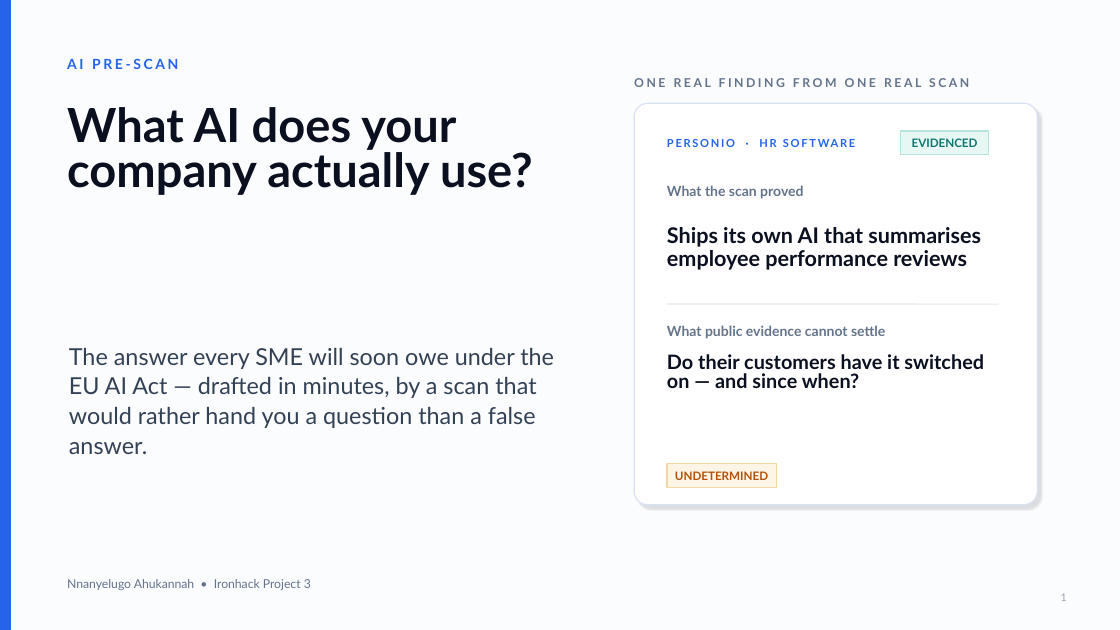
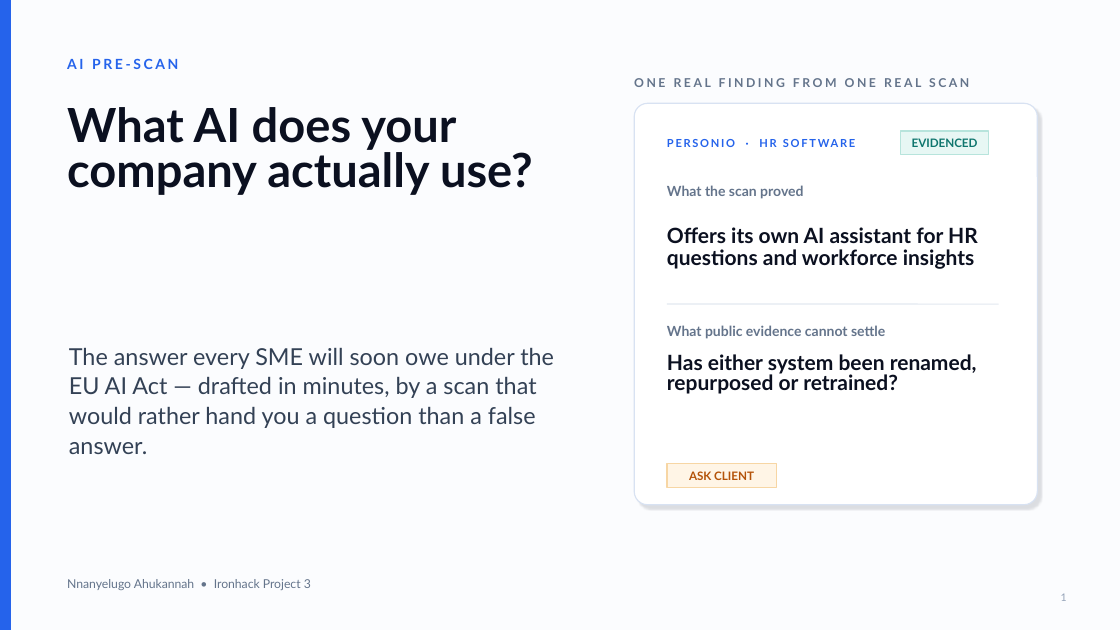
Before and after one commit to nyelugo/PROJECT-AI-Pre-Scan, a slide deck: slide 1 of docs/ai-pre-scan-presentation.pptx. Drawn at 1120x630 pixels with LibreOffice and Linux fonts; fonts in the diff are those of the drawing. Boxes give left, top, right and bottom in pixels: in the first picture for what was removed or moved away, otherwise in the second. Text is boxed around its words. In the diff, an @@ line names an element or a change of style, - is before the commit and + after.

```diff
--- a/docs/ai-pre-scan-presentation.pptx
+++ b/docs/ai-pre-scan-presentation.pptx
@@ text at <box>667,227,975,269</box>: text changed; size 18.5 to 18 pt @@
-Ships its own AI that summarises employee performance reviews
+Offers its own AI assistant for HR questions and workforce insights
@@ text at <box>667,354,977,394</box>: text changed; size 17 to 18 pt @@
-Do their customers have it switched on — and since when?
+Has either system been renamed, repurposed or retrained?
@@ text in rectangle at <box>689,471,754,480</box>: text changed @@
-UNDETERMINED
+ASK CLIENT
```
Also in this commit, not shown: 3 other slides changed.
